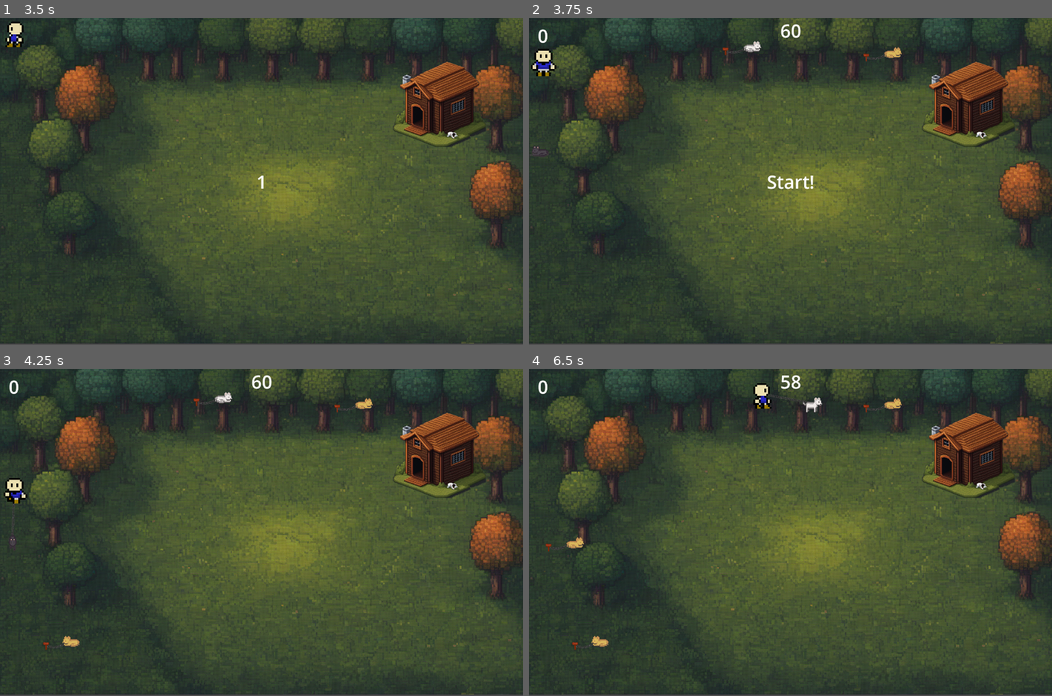
Above: before the commit, frames 1-4 (two rows, left to right).
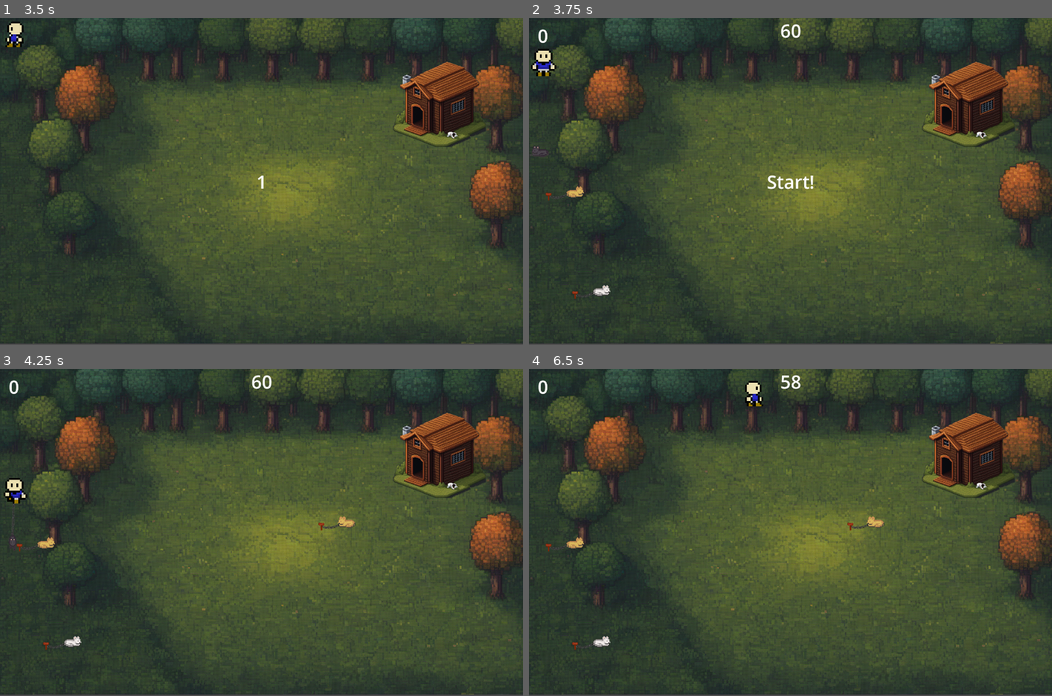
Above: after the commit, the same moments.

Repository: sygi/dog_game
Game: Godot game, scene res://root.tscn
The game is run twice, just before and just after one commit, with the same random seed, the same clock (stepped at 60 frames per second) and the same inputs.
Inputs:
- Up to frame 1 (3.5 s): tap Enter at 0.5 s; hold Up (up) 0.53-2.03 s; tap Space (select) at 0.6, 1.35, 2, 2.1, 2.85 s; hold Left (left) from 2.03 s (still down)
- Up to frame 2 (3.75 s): tap Enter at 3.5 s; release Left (left) at 3.53 s; hold Down (down) from 3.53 s (still down); tap Space (select) at 3.6 s
- Up to frame 3 (4.25 s): keep holding Down (down)
- Up to frame 4 (6.5 s): release Down (down) at 4.28 s; hold Right (right) 4.28-5.03 s; tap Space (select) at 4.35, 5.1, 5.85 s; hold Up (up) 5.03-5.78 s; hold Right (right) from 5.78 s (still down)

Frame 1 is identical in both runs. In frame 2, 0.4% of the frame differs, in the area x 3-72%, y 7-86%; in frame 3, 0.5%; in frame 4, 0.7%, in the area x 11-72%, y 3-85%.

Commit message:
collisoins with trees

Diff:
--- a/game.gd
+++ b/game.gd
@@ -92,12 +92,19 @@
 			randf_range(0, get_viewport().size.x - dog_size.x),
 			randf_range(0, get_viewport().size.y - dog_size.y)
 		)
+		while Geometry2D.is_point_in_polygon(preliminary_pos, $"Spawnable/CollisionPolygon2D".polygon):
+			preliminary_pos = Vector2(
+				randf_range(0, get_viewport().size.x - dog_size.x),
+				randf_range(0, get_viewport().size.y - dog_size.y)
+			)
+
 		while min(preliminary_pos.distance_to($Player.position), preliminary_pos.distance_to($House.position)) < MIN_PLAYER_DIST:
 			preliminary_pos = Vector2(
 				randf_range(0, get_viewport().size.x - dog_size.x),
 				randf_range(0, get_viewport().size.y - dog_size.y)
 			)
 		dog.position = preliminary_pos
+
 		$Dogs.add_child(dog)
 
 func _ready() -> void:
--- a/game.tscn
+++ b/game.tscn
@@ -100,4 +100,10 @@
 theme = SubResource("Theme_chuwi")
 horizontal_alignment = 1
 
+[node name="Spawnable" type="Area2D" parent="."]
+
+[node name="CollisionPolygon2D" type="CollisionPolygon2D" parent="Spawnable"]
+position = Vector2(0, -2)
+polygon = PackedVector2Array(105, 505, 70, 232, 0, 219, -6, -34, 1478, -22, 1456, 660, 1285, 640, 1317, 303, 1141, 330, 1123, 157, 322, 166, 241, 395, 192, 427, 183, 474, 273, 541, 214, 609, 210, 671, 172, 669, 169, 606, 145, 606)
+
 [connection signal="timeout" from="ReleaseWarning/Timer" to="ReleaseWarning" method="_on_timer_timeout"]
Not shown: 1 places in game.tscn that only renumber resources
